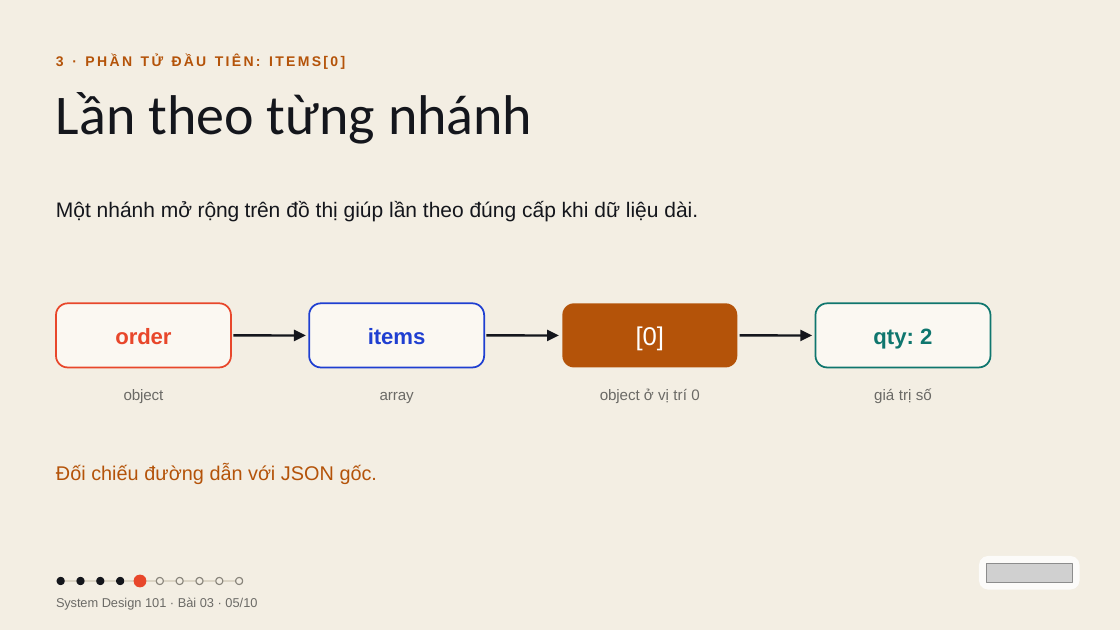
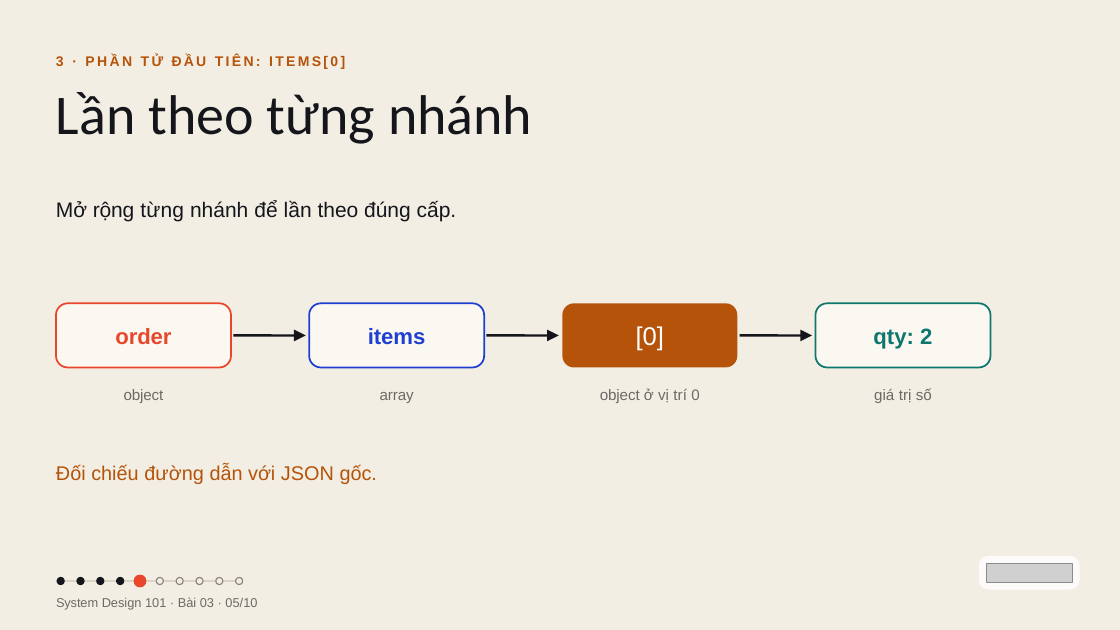
Before and after one commit to vohoailinh90/tool-marketing-studio, a slide deck: slide 5 of system-design-101/vi/lessons/sd-09-003/slides/sd-09-003.pptx. Drawn at 1120x630 pixels with LibreOffice and Linux fonts; fonts in the diff are those of the drawing; grey boxes stand for pictures. Boxes give left, top, right and bottom in pixels: in the first picture for what was removed or moved away, otherwise in the second. Text is boxed around its words. In the diff, an @@ line names an element or a change of style, - is before the commit and + after.

```diff
--- a/system-design-101/vi/lessons/sd-09-003/slides/sd-09-003.pptx
+++ b/system-design-101/vi/lessons/sd-09-003/slides/sd-09-003.pptx
@@ text at [56,200,457,221]: text changed @@
-Một nhánh mở rộng trên đồ thị giúp lần theo đúng cấp khi dữ liệu dài.
+Mở rộng từng nhánh để lần theo đúng cấp.
```
Also in this commit, not shown: 5 other slides changed, 4 other files.
